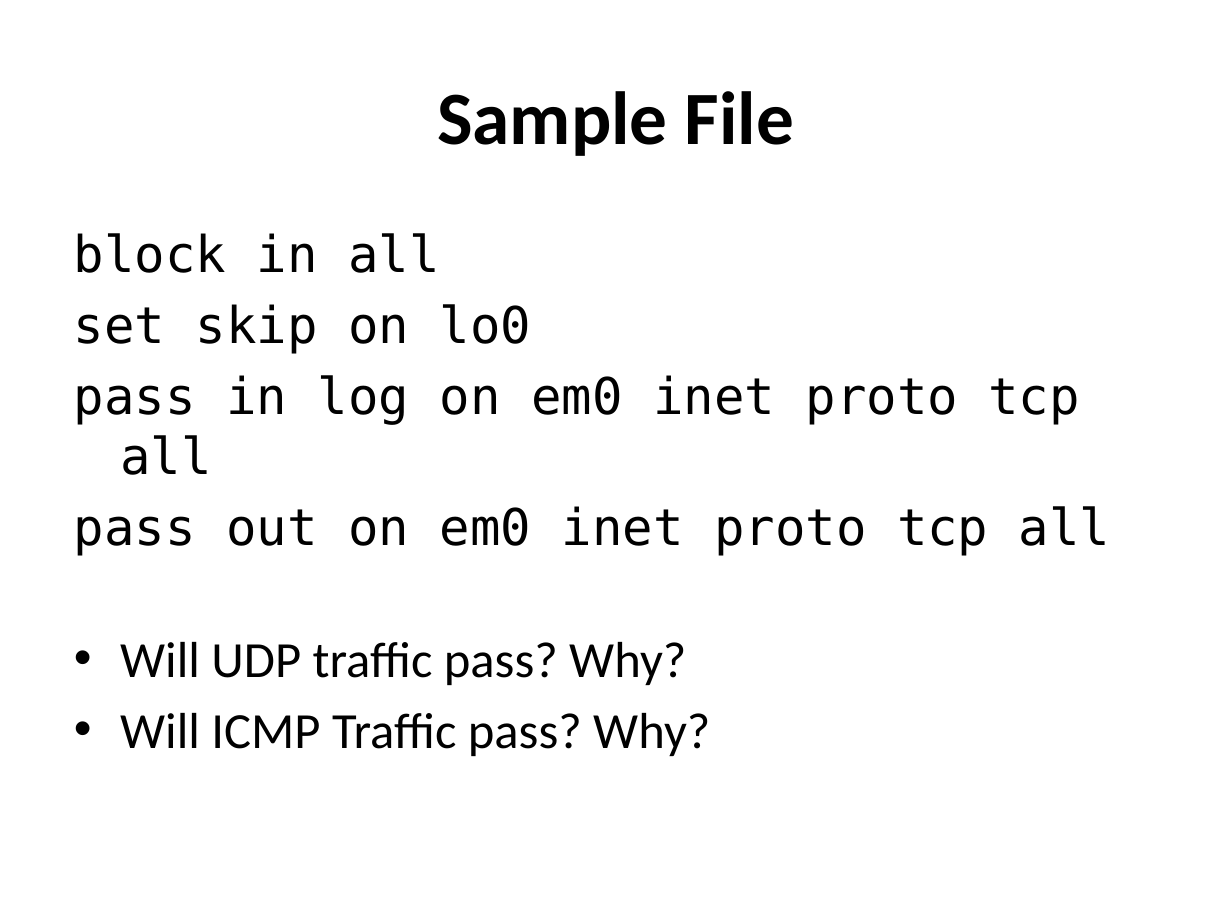
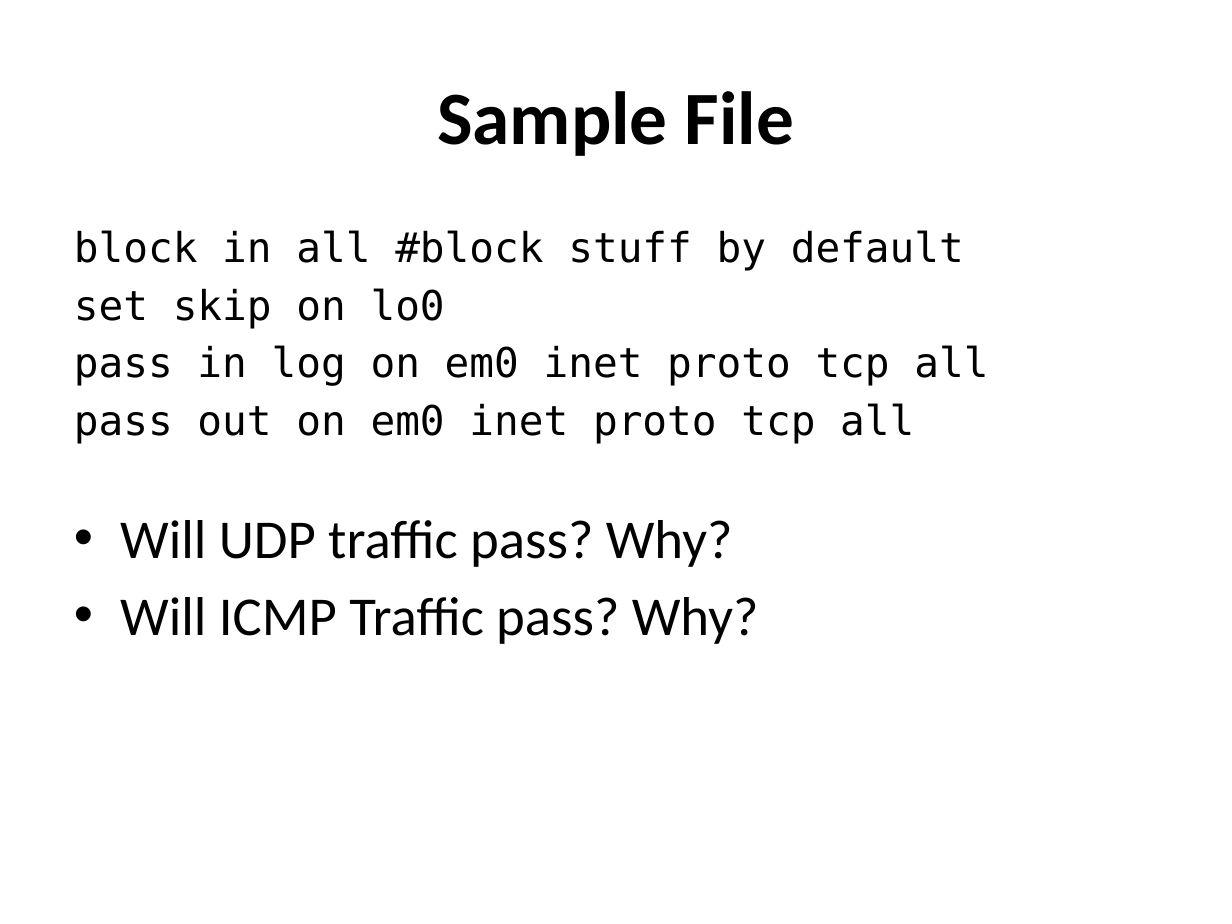
Before and after one commit to afnog/sse, a slide deck: slide 20 of firewalls/Firewalling in FreeBSD-v1.pptx. Drawn at 1232x924 pixels with LibreOffice and Linux fonts; fonts in the diff are those of the drawing. Boxes give left, top, right and bottom in pixels: in the first picture for what was removed or moved away, otherwise in the second. Text is boxed around its words. In the diff, an @@ line names an element or a change of style, - is before the commit and + after.

```diff
--- a/firewalls/Firewalling in FreeBSD-v1.pptx
+++ b/firewalls/Firewalling in FreeBSD-v1.pptx
@@ text at box(74, 230, 964, 271): text changed; size 29.6 to 24 pt @@
-block in all
+block in all #block stuff by default
@@ text at box(74, 288, 988, 644): size 29.6 to 24 pt in "set skip on lo0", "pass in log on em0 inet proto ...", "pass out on em0 inet proto tcp ..."; size 29.6 to 32 pt in "Will UDP traffic pass? Why?", "Will ICMP Traffic pass? Why?"; less space between paragraphs @@
```
Also in this commit, not shown: 2 other slides changed.
